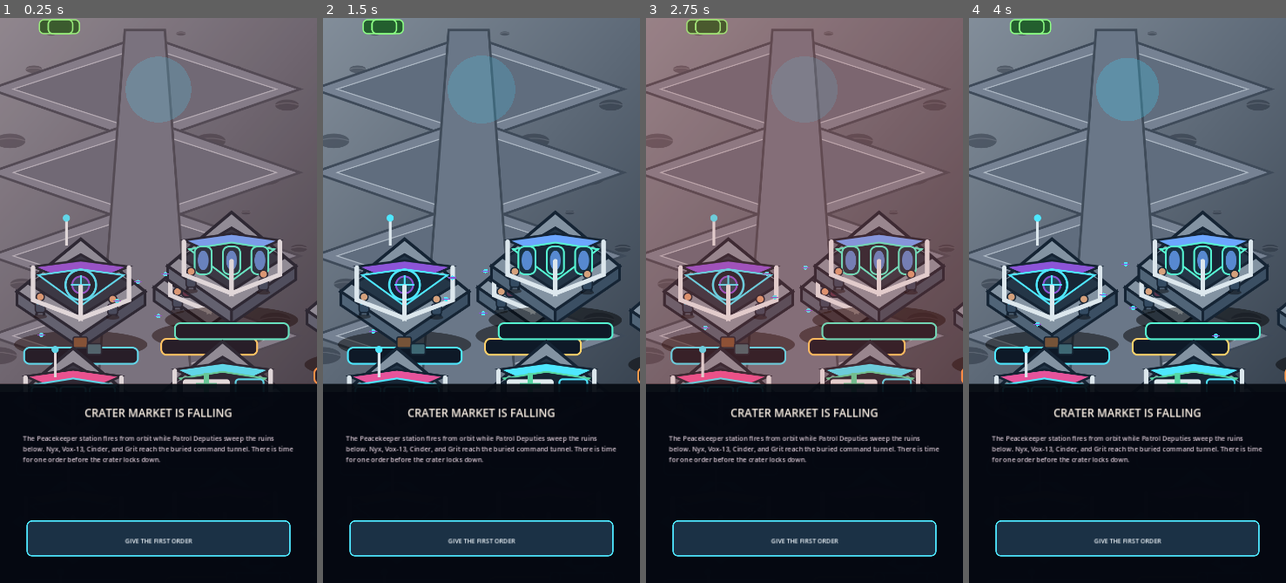
Above: before the commit, frames 1-4 (left to right).
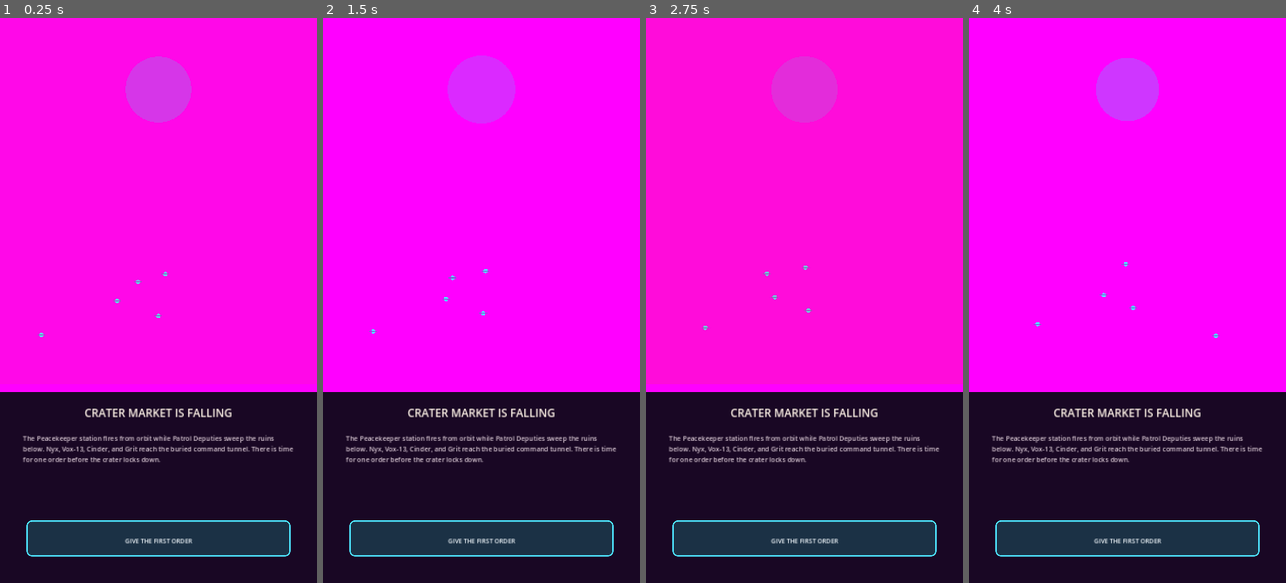
Above: after the commit, the same moments.

Repository: POTD725/Syndicate-Rising
Game: Godot game, scene res://scenes/SyndicateCity.tscn
Two runs of this game, one before a commit and one after it. Both use one fixed random seed, a clock stepped at 60 frames per second and the inputs below.
Inputs (mouse positions are in pixels of both pictures, inside the frame that each line leads up to):
- Up to frame 1 (0.25 s): no input
- Up to frame 2 (1.5 s): move the mouse to (551, 272) at 0.52 s; click (551, 272) at 0.67 s; drag from (418, 328) to (465, 413) at 1.27 s
- Up to frame 3 (2.75 s): move the mouse to (836, 176) at 2.02 s; click (836, 176) at 2.17 s
- Up to frame 4 (4 s): drag from (1111, 413) to (1032, 215) at 2.77 s; move the mouse to (1222, 385) at 3.52 s; click (1222, 385) at 3.67 s

The runs differ from the first frame. In frame 1, 66% of the frame differs, in the area x 0-100%, y 0-67%; in frame 2, 66%; in frame 3, 66%; in frame 4, 66%.

Commit message:
Route story scenes through approved graphics

Diff:
--- a/scenes/SyndicateCutscene.tscn
+++ b/scenes/SyndicateCutscene.tscn
@@ -1,6 +1,6 @@
 [gd_scene load_steps=2 format=3]
 
-[ext_resource type="Script" path="res://scripts/syndicate_full_cutscene.gd" id="1"]
+[ext_resource type="Script" path="res://scripts/syndicate_approved_cutscene.gd" id="1"]
 
 [node name="SyndicateCutscene" type="Node2D"]
 script = ExtResource("1")
